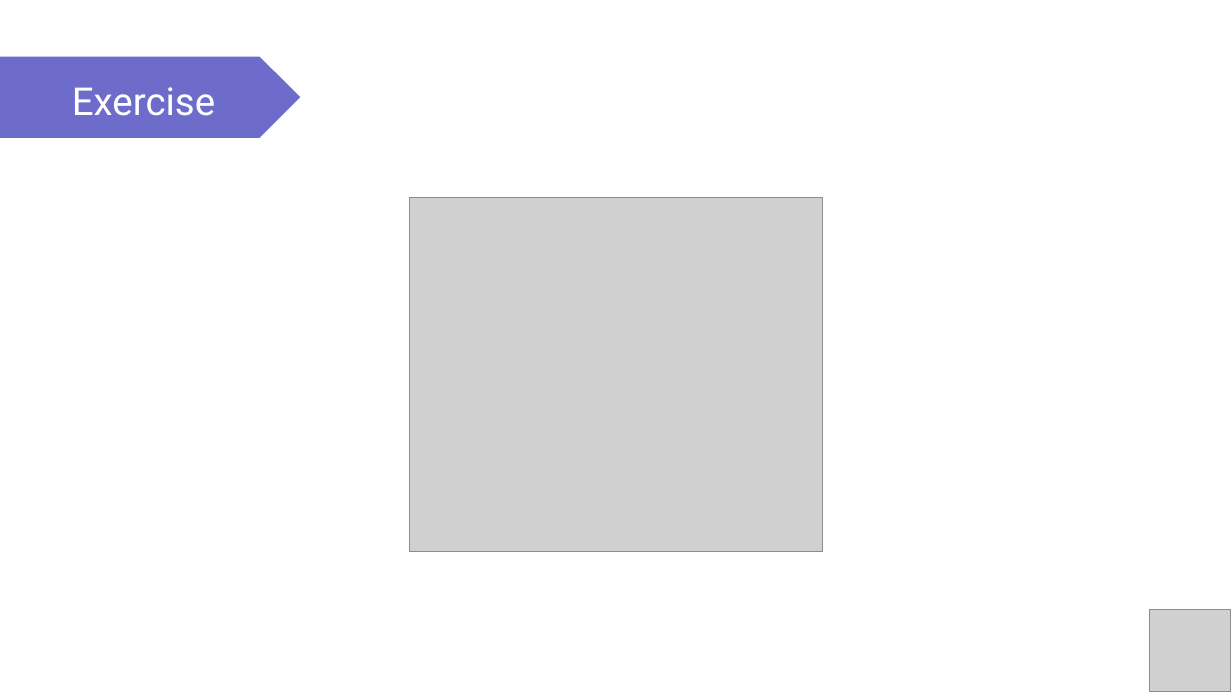
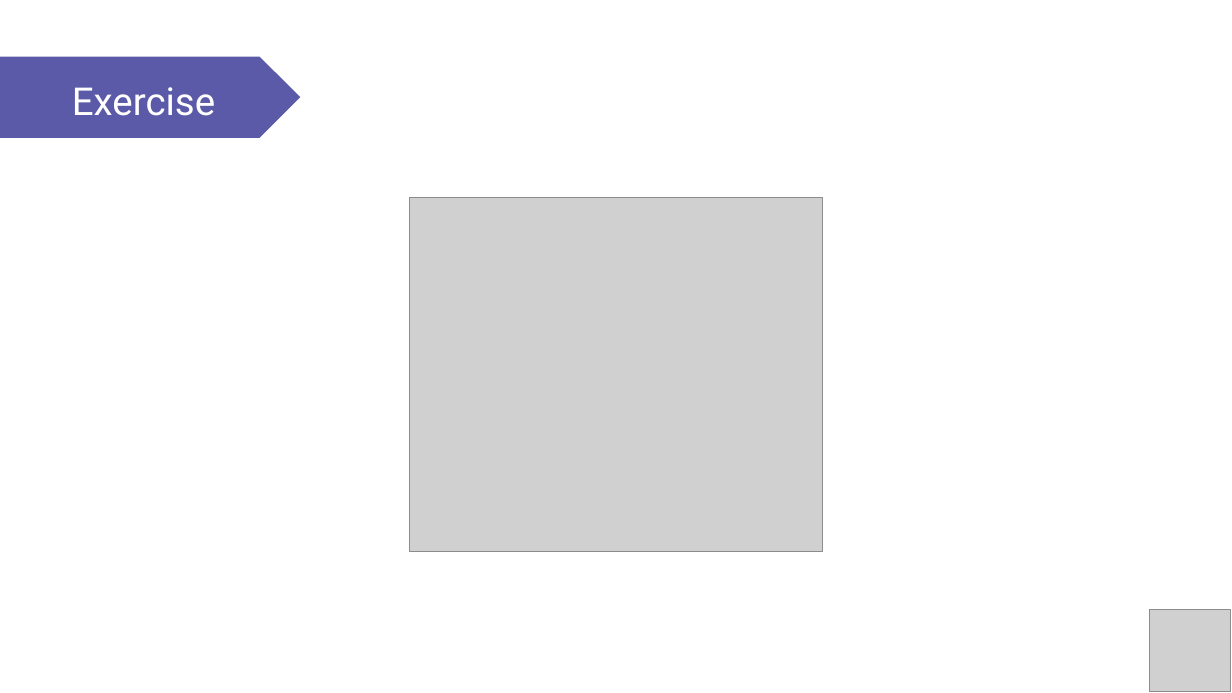
Before and after one commit to PracticumAI/deep_learning, a slide deck: slide 11 of presentations/02.2_activation_functions.pptx. Drawn at 1232x693 pixels with LibreOffice and Linux fonts; fonts in the diff are those of the drawing; grey boxes stand for pictures. Boxes give left, top, right and bottom in pixels: in the first picture for what was removed or moved away, otherwise in the second. Text is boxed around its words. In the diff, an @@ line names an element or a change of style, - is before the commit and + after.

Commit message:
Updated activation_functions.pptx to new color palette.

```diff
--- a/presentations/02.2_activation_functions.pptx
+++ b/presentations/02.2_activation_functions.pptx
@@ pentagon arrow at bbox=[0, 56, 300, 138]: fill #6D6CCA to #5A5AA8 @@
```
Also in this commit, not shown: 7 other slides changed.
